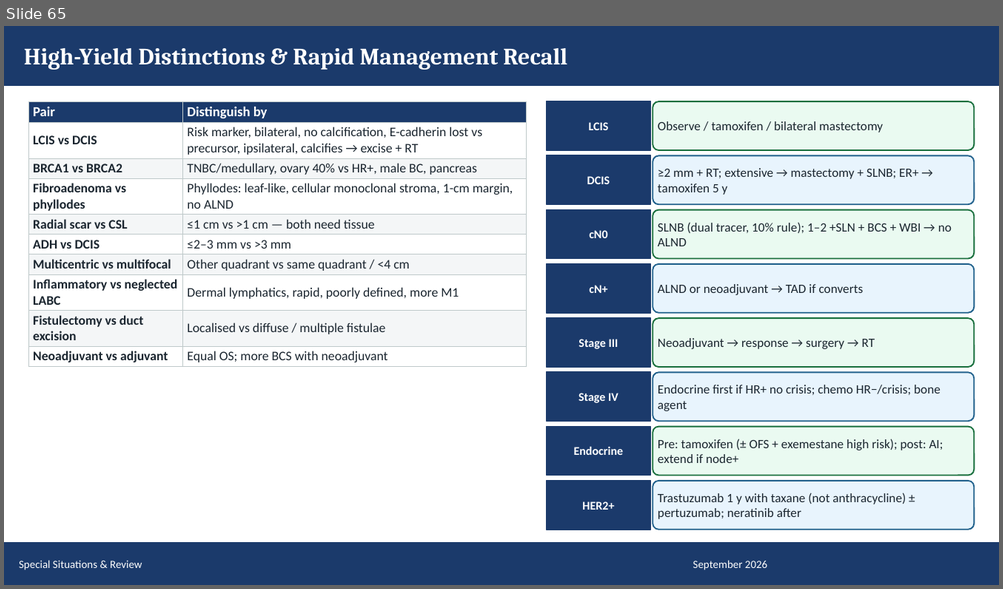
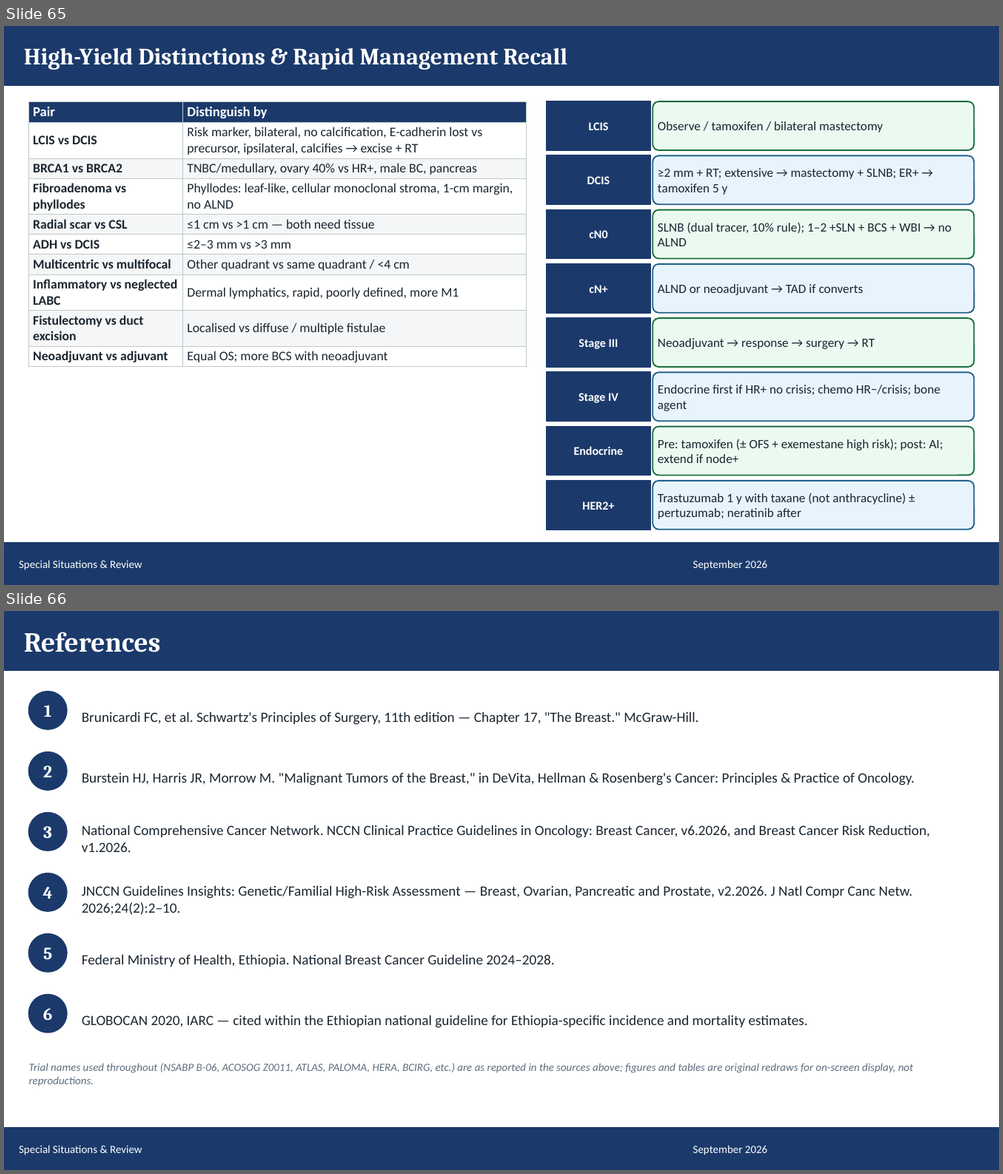
Before and after one commit to Muluamlak/Phone, a slide deck: BreastCancer_Management_Visual_65.pptx. Shown one above the other, each under a label of ours: slide 65 before the commit, slides 65 and 66 after it. The pictures are 1003x589 and 1003x1174 pixels, drawn with LibreOffice and Linux fonts; fonts in the diff are those of the drawing. Boxes give left, top, right and bottom in pixels: in the first picture for what was removed or moved away, otherwise in the second. Text is boxed around its words. In the diff, an @@ line names an element or a change of style, - is before the commit and + after.

```diff
--- a/BreastCancer_Management_Visual_65.pptx
+++ b/BreastCancer_Management_Visual_65.pptx
@@ slide 66 added at <box>4,611,999,1170</box>, background #FFFFFF @@
@@ rectangle added at <box>4,611,999,671</box>, fill #1B3A6B, outline #1B3A6B 1 pt @@
@@ text added at <box>24,632,161,652</box>, 20 pt, text #FFFFFF, bold @@
+References
@@ ellipse added at <box>29,692,67,729</box>, fill #1B3A6B, outline #1B3A6B 1 pt @@
@@ text added at <box>44,705,52,717</box>, 12.5 pt, text #FFFFFF, bold @@
+1
@@ text added at <box>82,712,698,725</box>, 10.3 pt, text #1A252F @@
+Brunicardi FC, et al. Schwartz's Principles of Surgery, 11th edition — Chapter 17, "The Breast." McGraw-Hill.
@@ ellipse added at <box>29,752,67,790</box>, fill #1B3A6B, outline #1B3A6B 1 pt @@
@@ text added at <box>43,766,52,777</box>, 12.5 pt, text #FFFFFF, bold @@
+2
@@ text added at <box>82,772,914,786</box>, 10.3 pt, text #1A252F @@
+Burstein HJ, Harris JR, Morrow M. "Malignant Tumors of the Breast," in DeVita, Hellman & Rosenberg's Cancer: Principles & Practice of Oncology.
@@ ellipse added at <box>29,813,67,851</box>, fill #1B3A6B, outline #1B3A6B 1 pt @@
@@ text added at <box>43,826,52,838</box>, 12.5 pt, text #FFFFFF, bold @@
+3
@@ text added at <box>82,825,930,852</box>, 10.3 pt, text #1A252F @@
+National Comprehensive Cancer Network. NCCN Clinical Practice Guidelines in Oncology: Breast Cancer, v6.2026, and Breast Cancer Risk Reduction, v1.2026.
@@ ellipse added at <box>29,874,67,911</box>, fill #1B3A6B, outline #1B3A6B 1 pt @@
@@ text added at <box>43,887,53,899</box>, 12.5 pt, text #FFFFFF, bold @@
+4
@@ text added at <box>82,886,913,915</box>, 10.3 pt, text #1A252F @@
+JNCCN Guidelines Insights: Genetic/Familial High-Risk Assessment — Breast, Ovarian, Pancreatic and Prostate, v2.2026. J Natl Compr Canc Netw. 2026;24(2):2–10.
@@ ellipse added at <box>29,934,67,972</box>, fill #1B3A6B, outline #1B3A6B 1 pt @@
@@ text added at <box>43,948,52,960</box>, 12.5 pt, text #FFFFFF, bold @@
+5
@@ text added at <box>82,954,554,967</box>, 10.3 pt, text #1A252F @@
+Federal Ministry of Health, Ethiopia. National Breast Cancer Guideline 2024–2028.
@@ ellipse added at <box>29,995,67,1033</box>, fill #1B3A6B, outline #1B3A6B 1 pt @@
@@ text added at <box>43,1008,53,1020</box>, 12.5 pt, text #FFFFFF, bold @@
+6
@@ text added at <box>82,1015,808,1028</box>, 10.3 pt, text #1A252F @@
+GLOBOCAN 2020, IARC — cited within the Ethiopian national guideline for Ethiopia-specific incidence and mortality estimates.
@@ text added at <box>29,1063,913,1087</box>, 8 pt, text #5D6D7E, italic @@
+Trial names used throughout (NSABP B-06, ACOSOG Z0011, ATLAS, PALOMA, HERA, BCIRG, etc.) are as reported in the sources above; figures and tables are original redraws for on-screen display, not reproductions.
@@ rectangle added at <box>4,1128,999,1170</box>, fill #1B3A6B, outline #1B3A6B 1 pt @@
@@ text added at <box>19,1145,142,1156</box>, 8 pt, text #FFFFFF @@
+Special Situations & Review
@@ text added at <box>693,1145,767,1156</box>, 8 pt, text #FFFFFF @@
+September 2026
```
Also in this commit, not shown: 7 slides changed.
